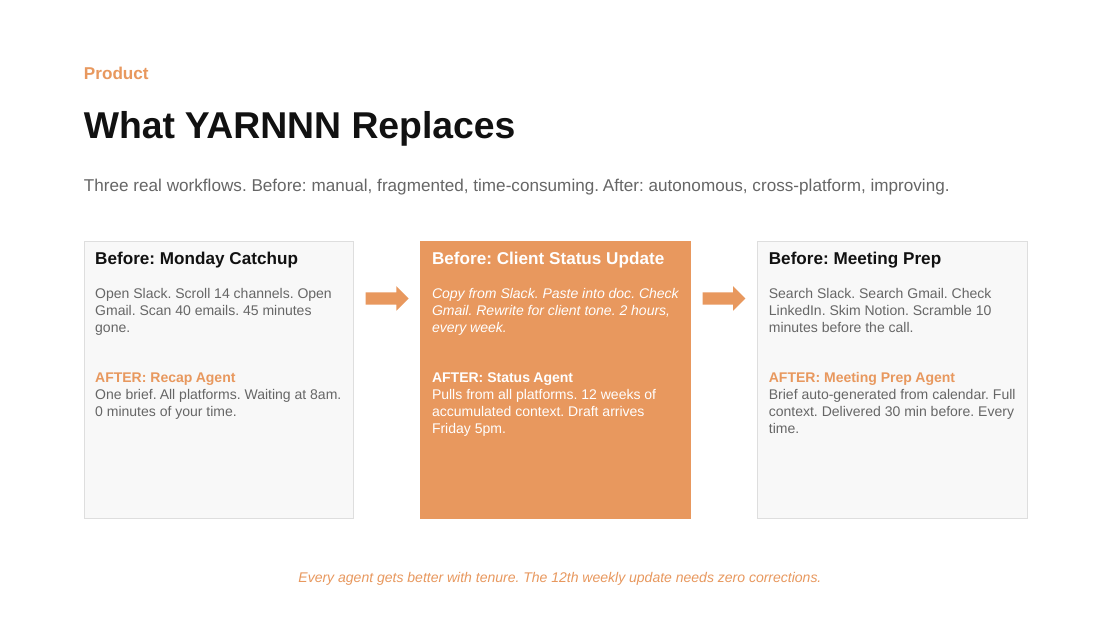
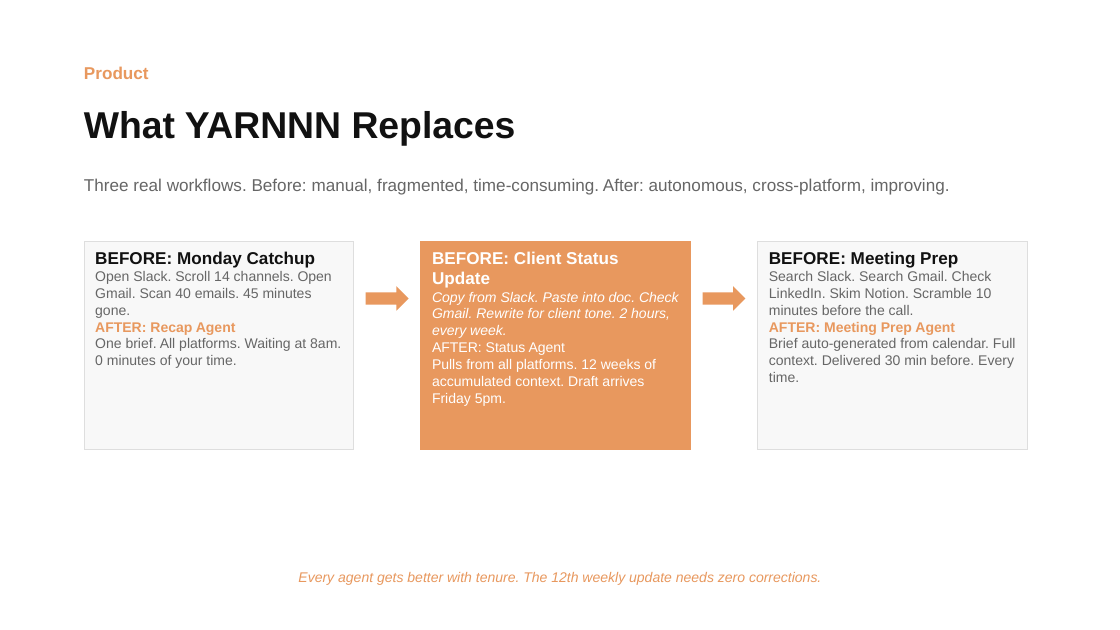
Before and after one commit to Kvkthecreator/yarnnnn, a slide deck: slide 10 of docs/working_docs/investors/IR Deck - yarnnn - March 2026.pptx (slide 18 before the commit). Drawn at 1120x630 pixels with LibreOffice and Linux fonts; fonts in the diff are those of the drawing. Boxes give left, top, right and bottom in pixels: in the first picture for what was removed or moved away, otherwise in the second. Text is boxed around its words. In the diff, an @@ line names an element or a change of style, - is before the commit and + after.

```diff
--- a/docs/working_docs/investors/IR Deck - yarnnn - March 2026.pptx
+++ b/docs/working_docs/investors/IR Deck - yarnnn - March 2026.pptx
@@ rectangle "BEFORE: Monday Catchup": place and size @@
-rectangle "BEFORE: Monday Catchup" at (84, 242, 354, 520)
+rectangle "BEFORE: Monday Catchup" at (84, 242, 354, 450)
@@ text in rectangle at (95, 251, 316, 268): text changed @@
-Before: Monday Catchup
+BEFORE: Monday Catchup
@@ rectangle "BEFORE: Client Status Update": place and size @@
-rectangle "BEFORE: Client Status Update" at (421, 242, 691, 520)
+rectangle "BEFORE: Client Status Update" at (421, 242, 691, 450)
@@ text in rectangle at (432, 251, 618, 288): text changed @@
-Before: Client Status Update
+BEFORE: Client Status Update
@@ rectangle "BEFORE: Meeting Prep": place and size @@
-rectangle "BEFORE: Meeting Prep" at (757, 242, 1027, 520)
+rectangle "BEFORE: Meeting Prep" at (757, 242, 1027, 450)
@@ text in rectangle at (769, 251, 958, 268): text changed @@
-Before: Meeting Prep
+BEFORE: Meeting Prep
@@ text in rectangle at (432, 342, 566, 355): bold off in "AFTER: Status Agent" @@
```
Also in this commit, not shown: 5 other slides changed, 4 other files.
